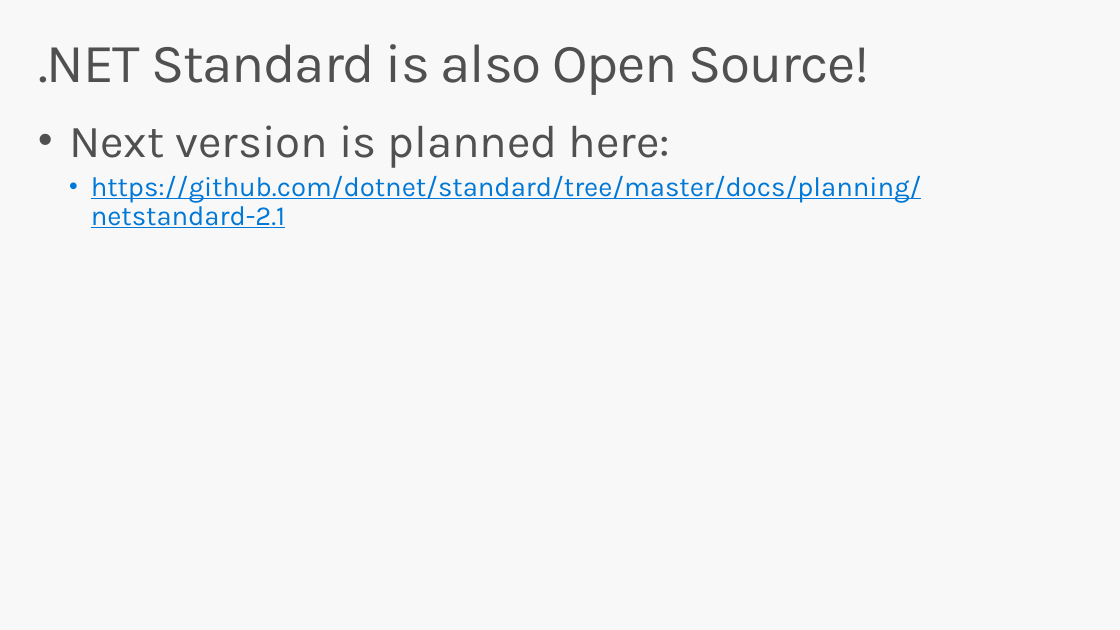
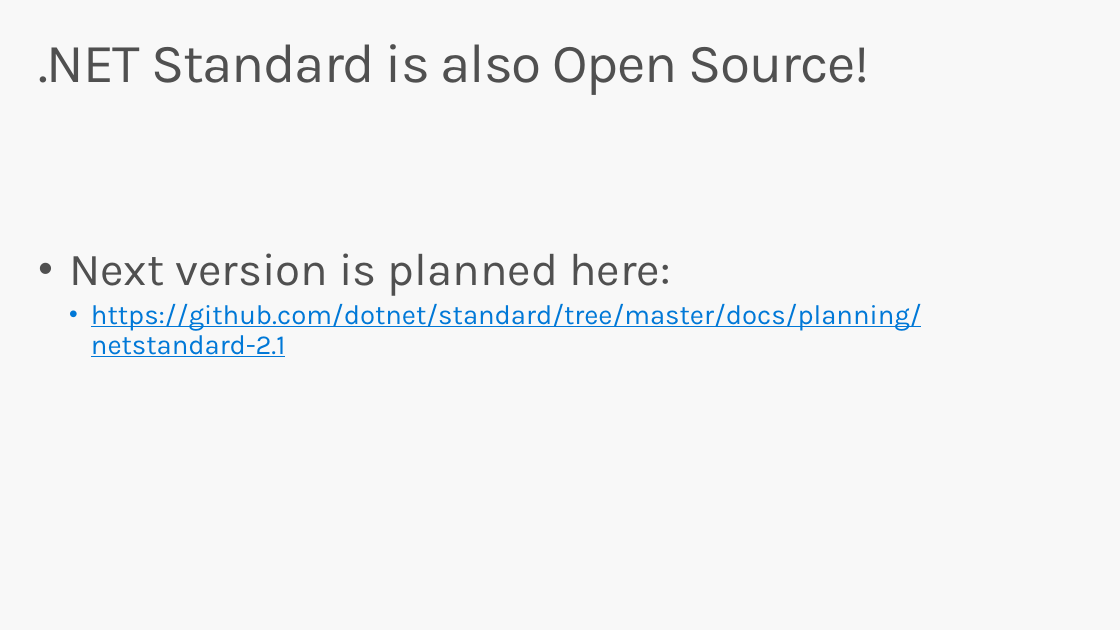
Before and after one commit to DotNetConfTh/dotnetconfth.github.io, a slide deck: slide 9 of dotnetconf/Technical/Decks/Aaron_NetStandard/Build Great Libraries using .NET Standard-Aaron.pptx (slide 8 before the commit). Drawn at 1120x630 pixels with LibreOffice and Linux fonts; fonts in the diff are those of the drawing; background and template pictures are left out. Boxes give left, top, right and bottom in pixels: in the first picture for what was removed or moved away, otherwise in the second. Text is boxed around its words. In the diff, an @@ line names an element or a change of style, - is before the commit and + after.

```diff
--- a/dotnetconf/Technical/Decks/Aaron_NetStandard/Build Great Libraries using .NET Standard-Aaron.pptx
+++ b/dotnetconf/Technical/Decks/Aaron_NetStandard/Build Great Libraries using .NET Standard-Aaron.pptx
@@ text "Next version is planned here:": place and size @@
-text "Next version is planned here:" at (69, 125, 922, 228)
+text "Next version is planned here:" at (69, 253, 922, 357)
```
Also in this commit, not shown: 7 other slides changed, 14 slides added, 12 slides removed.
